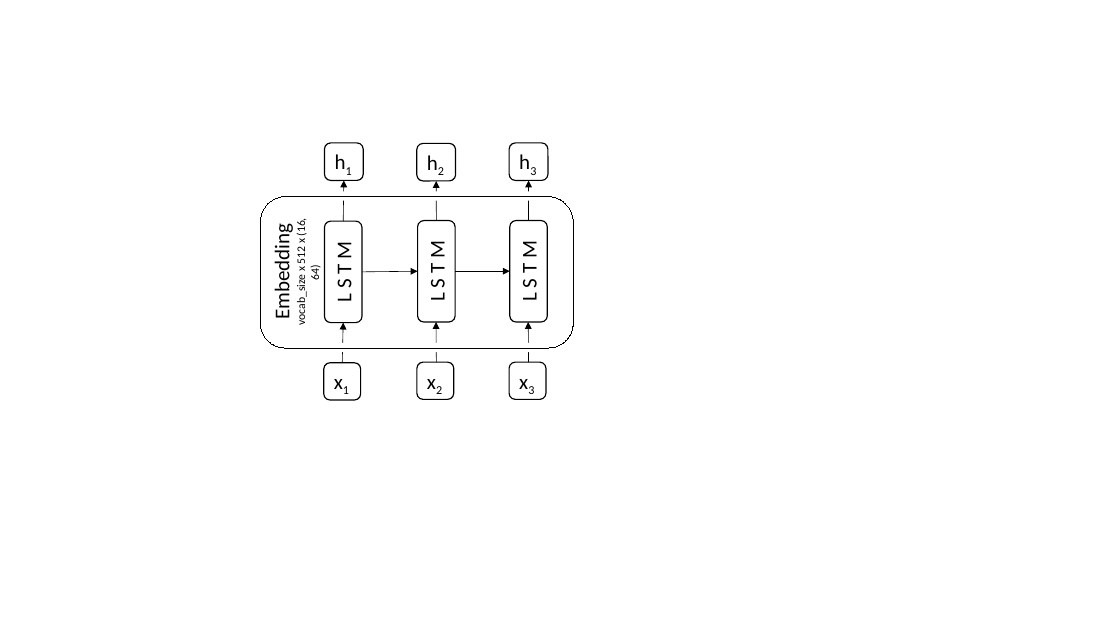
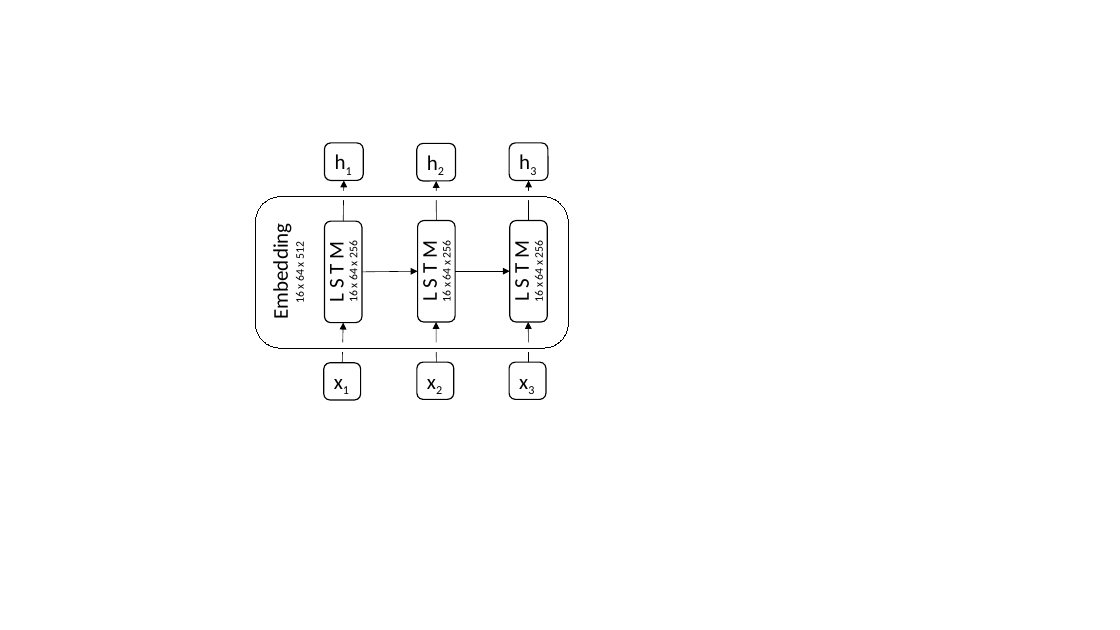
Before and after one commit to michaelkarr/cs221_final_project, a slide deck: slide 1 of Figures.pptx. Drawn at 1120x630 pixels with LibreOffice and Linux fonts; fonts in the diff are those of the drawing. Boxes give left, top, right and bottom in pixels: in the first picture for what was removed or moved away, otherwise in the second. Text is boxed around its words. In the diff, an @@ line names an element or a change of style, - is before the commit and + after.

Commit message:
add figures and poster

```diff
--- a/Figures.pptx
+++ b/Figures.pptx
@@ rounded rectangle: place and size @@
-rounded rectangle at [260, 197, 573, 348]
+rounded rectangle at [255, 197, 568, 348]
@@ rounded rectangle "L S T M" at [324, 221, 362, 323]: line spacing 1 to 0.85; vertical alignment top to middle @@
@@ rounded rectangle "L S T M" at [418, 221, 455, 323]: vertical alignment top to middle @@
@@ rounded rectangle "L S T M" at [510, 221, 548, 323]: vertical alignment top to middle @@
@@ text in rounded rectangle at [293, 243, 307, 302]: text changed @@
-vocab_size x 512 x (16, 64)
+16 x 64 x 512
@@ text in rounded rectangle at [346, 242, 360, 301]: paragraph added @@
+16 x 64 x 256
@@ text in rounded rectangle at [417, 242, 443, 302]: line spacing 1 to 0.85 @@
@@ text in rounded rectangle at [440, 241, 454, 301]: paragraph added @@
+16 x 64 x 256
@@ text in rounded rectangle at [509, 242, 535, 302]: line spacing 1 to 0.85 @@
@@ text in rounded rectangle at [532, 241, 546, 301]: paragraph added @@
+16 x 64 x 256
```
Also in this commit, not shown: 4 other files.
